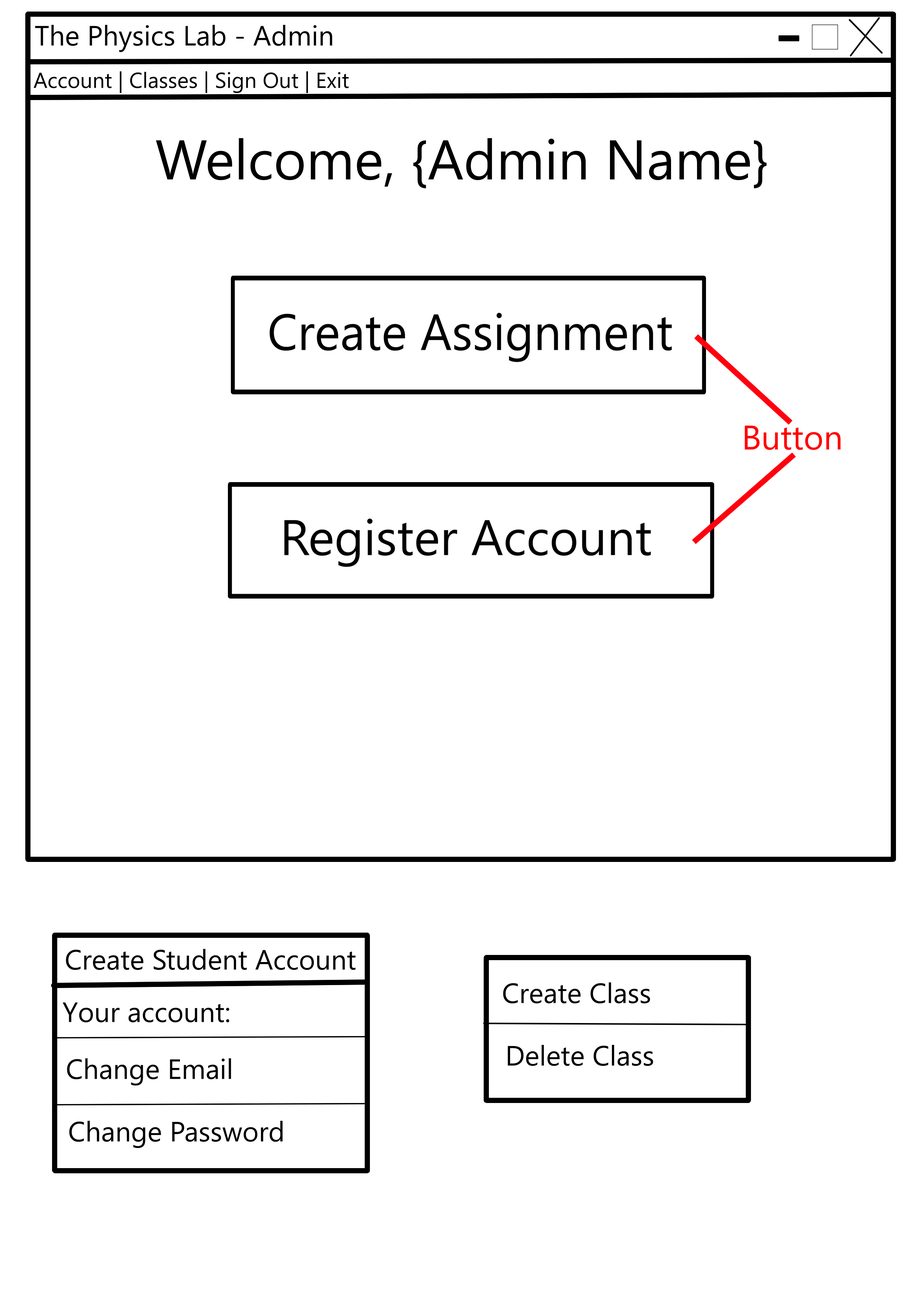
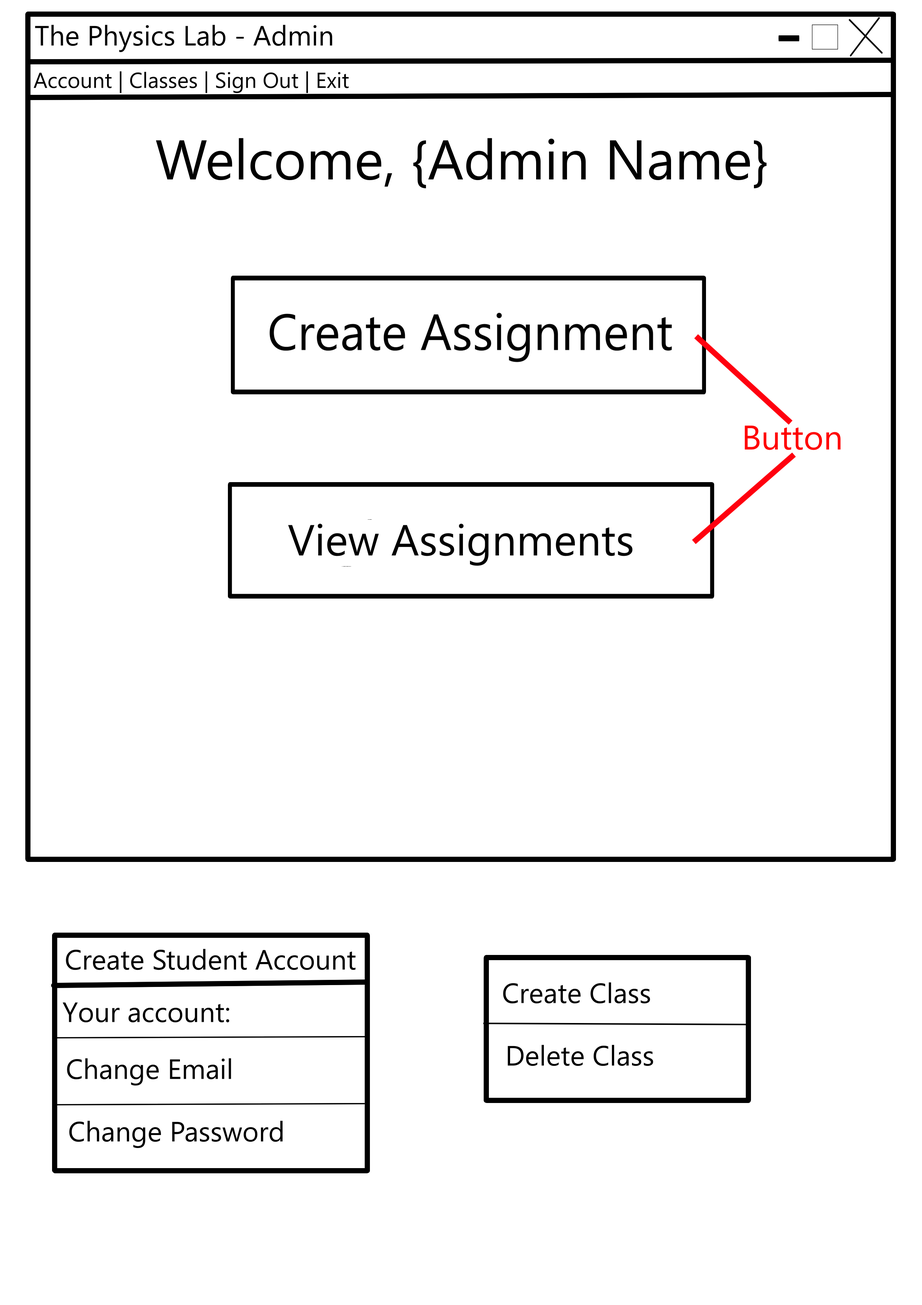
Layers edited between the first and the second 922x1305 image:
painted on "Paint Layer 1" over [284,518,652,568]
removed layer "Main window" over [284,518,652,568]
painted on "Background" over [284,518,652,568]
